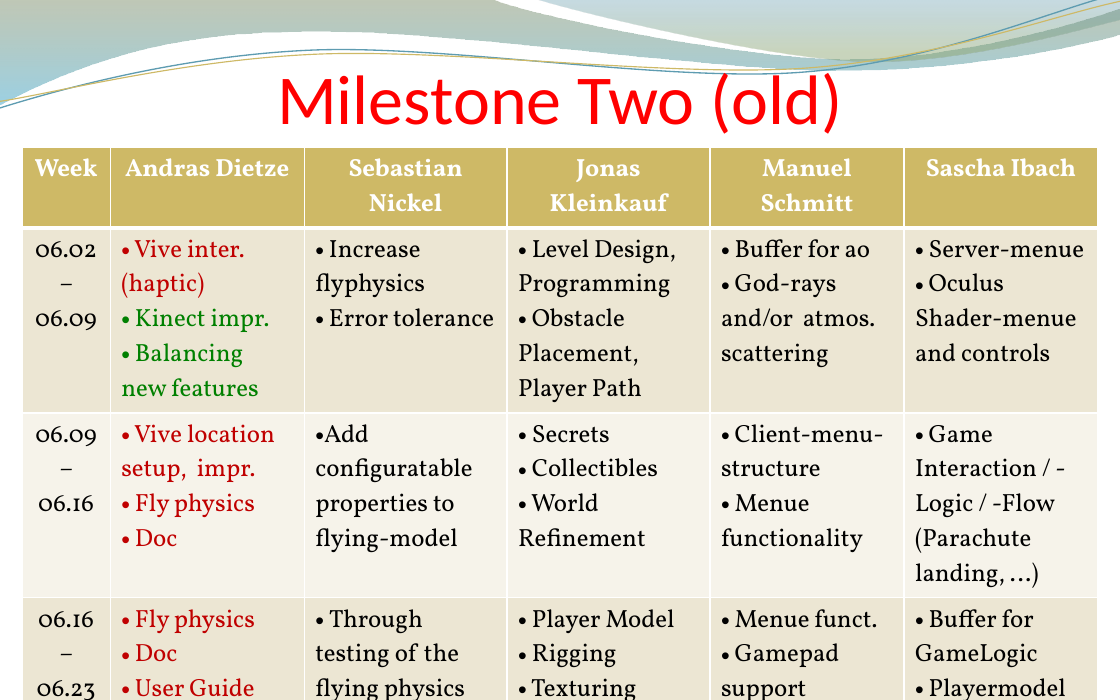
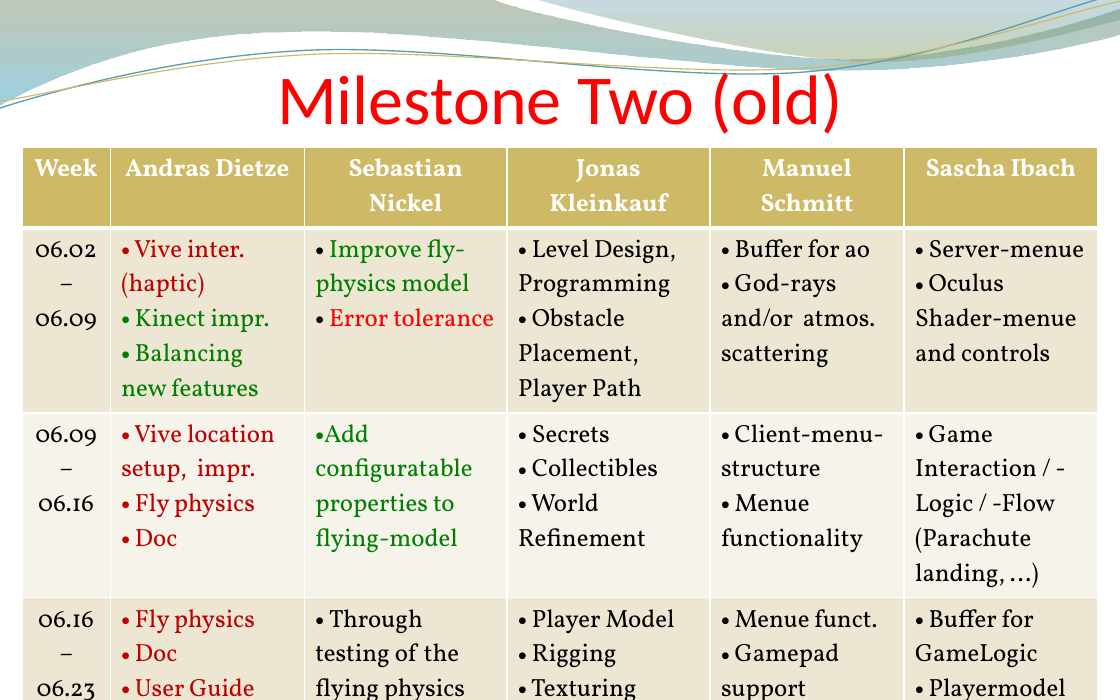
Before and after one commit to andreasdietze/Rift-WingsuitV2, a slide deck: slide 8 of Präsentationen/Zwischenpräsentation 16.06/Project proposal update 06.16 - Rift Wingsuit V2.pptx. Drawn at 1120x700 pixels with LibreOffice and Linux fonts; fonts in the diff are those of the drawing; background and template pictures are left out. Boxes give left, top, right and bottom in pixels: in the first picture for what was removed or moved away, otherwise in the second. Text is boxed around its words. In the diff, an @@ line names an element or a change of style, - is before the commit and + after.

Commit message:
updated time table for sebastian

```diff
--- a/Präsentationen/Zwischenpräsentation 16.06/Project proposal update 06.16 - Rift Wingsuit V2.pptx
+++ b/Präsentationen/Zwischenpräsentation 16.06/Project proposal update 06.16 - Rift Wingsuit V2.pptx
@@ table at bbox=[22, 147, 1098, 700] @@
-row 2, column 3: Increase flyphysics / Error tolerance
+row 2, column 3: Improve fly-physics model / Error tolerance
@@ text colour #000000 to #008000 in "Add configuratable properties to flying-model" @@
@@ indent changed @@
```
Also in this commit, not shown: 5 other slides changed.
